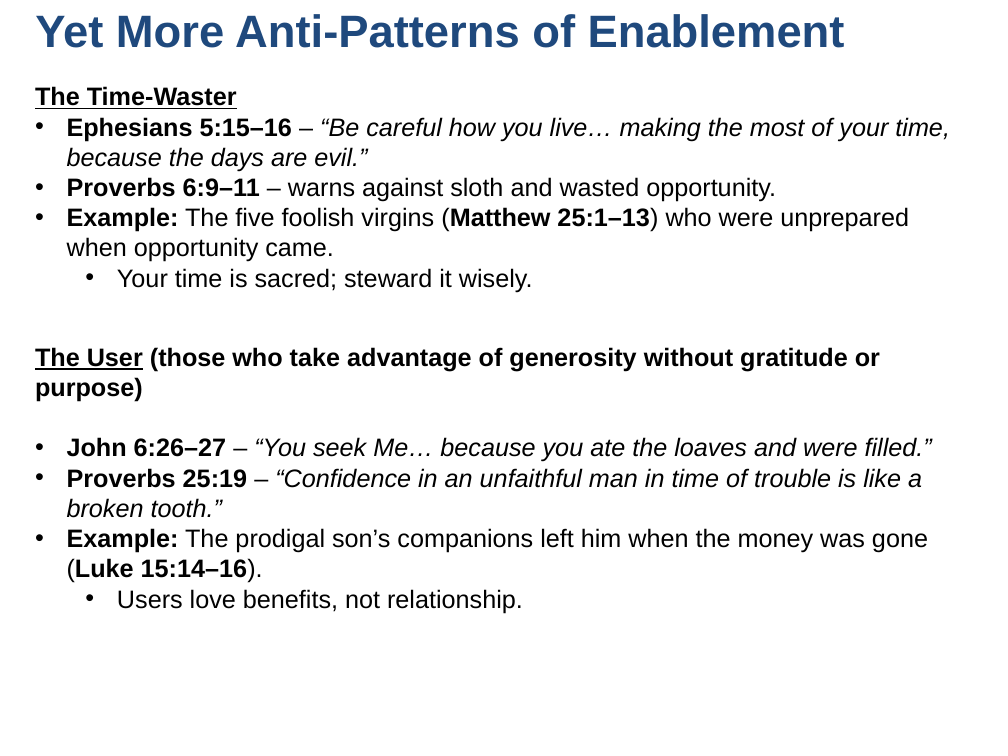
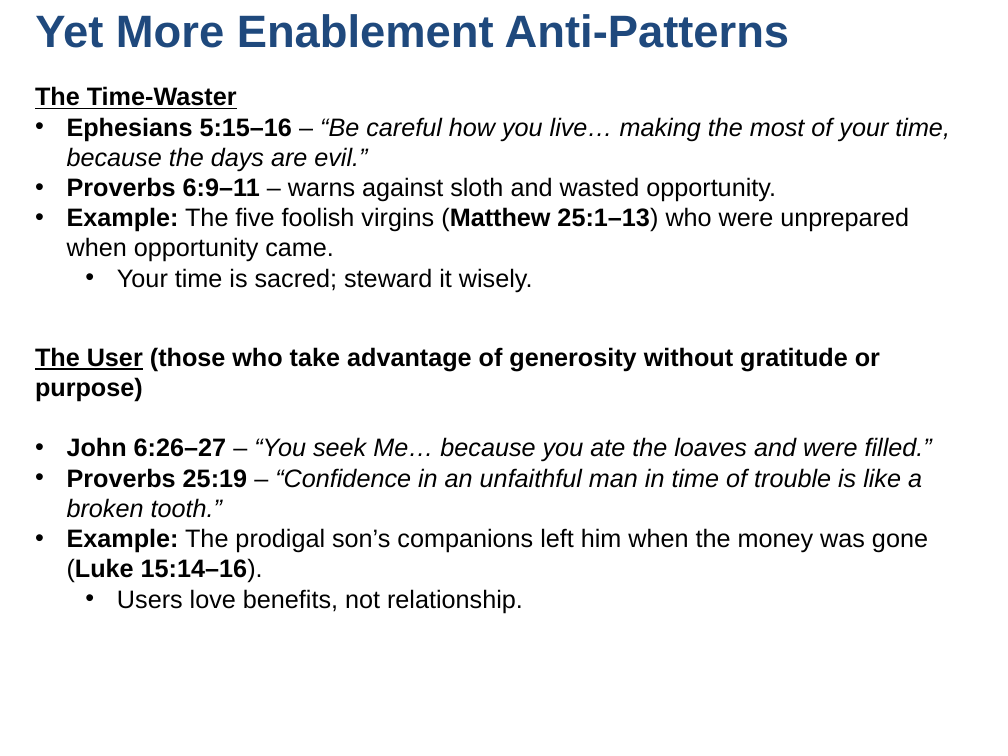
Before and after one commit to UsefulEngines/EvangelismPublic, a slide deck: slide 11 of 2025-Q4/Devotionals/2025-11-12-SeekingWisdom.pptx. Drawn at 1008x756 pixels with LibreOffice and Linux fonts; fonts in the diff are those of the drawing. Boxes give left, top, right and bottom in pixels: in the first picture for what was removed or moved away, otherwise in the second. Text is boxed around its words. In the diff, an @@ line names an element or a change of style, - is before the commit and + after.

```diff
--- a/2025-Q4/Devotionals/2025-11-12-SeekingWisdom.pptx
+++ b/2025-Q4/Devotionals/2025-11-12-SeekingWisdom.pptx
@@ title at (35,14,790,48): text changed @@
-Yet More Anti-Patterns of Enablement
+Yet More Enablement Anti-Patterns
```
Also in this commit, not shown: 3 other slides changed, 1 other file.
